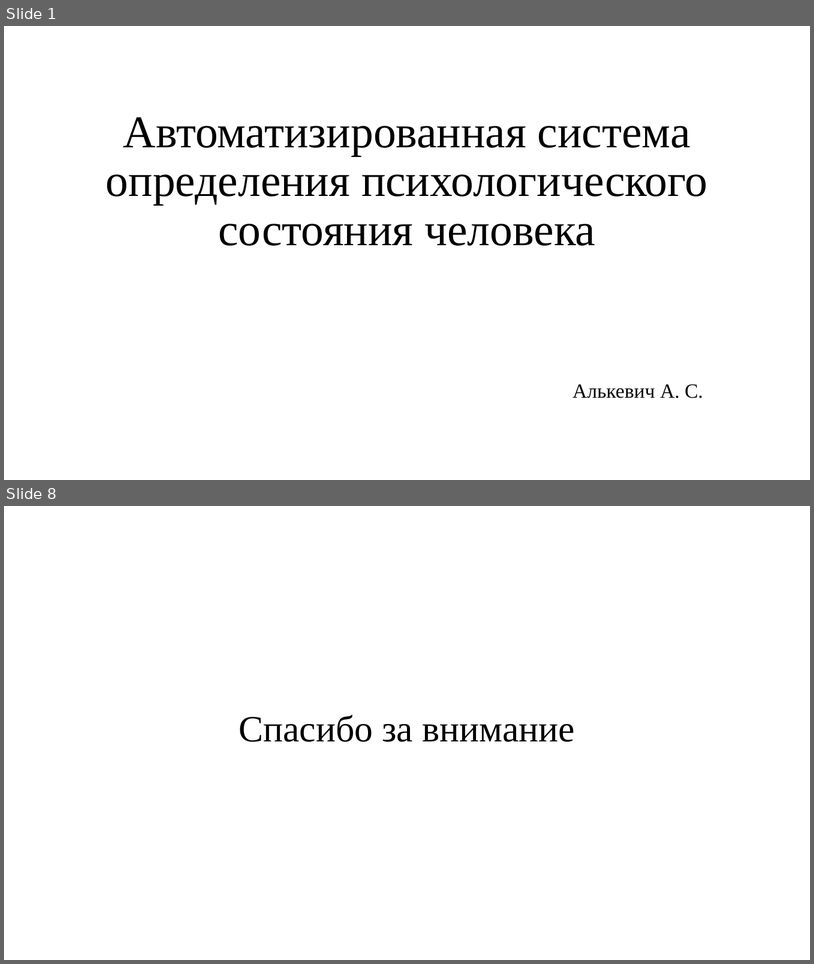
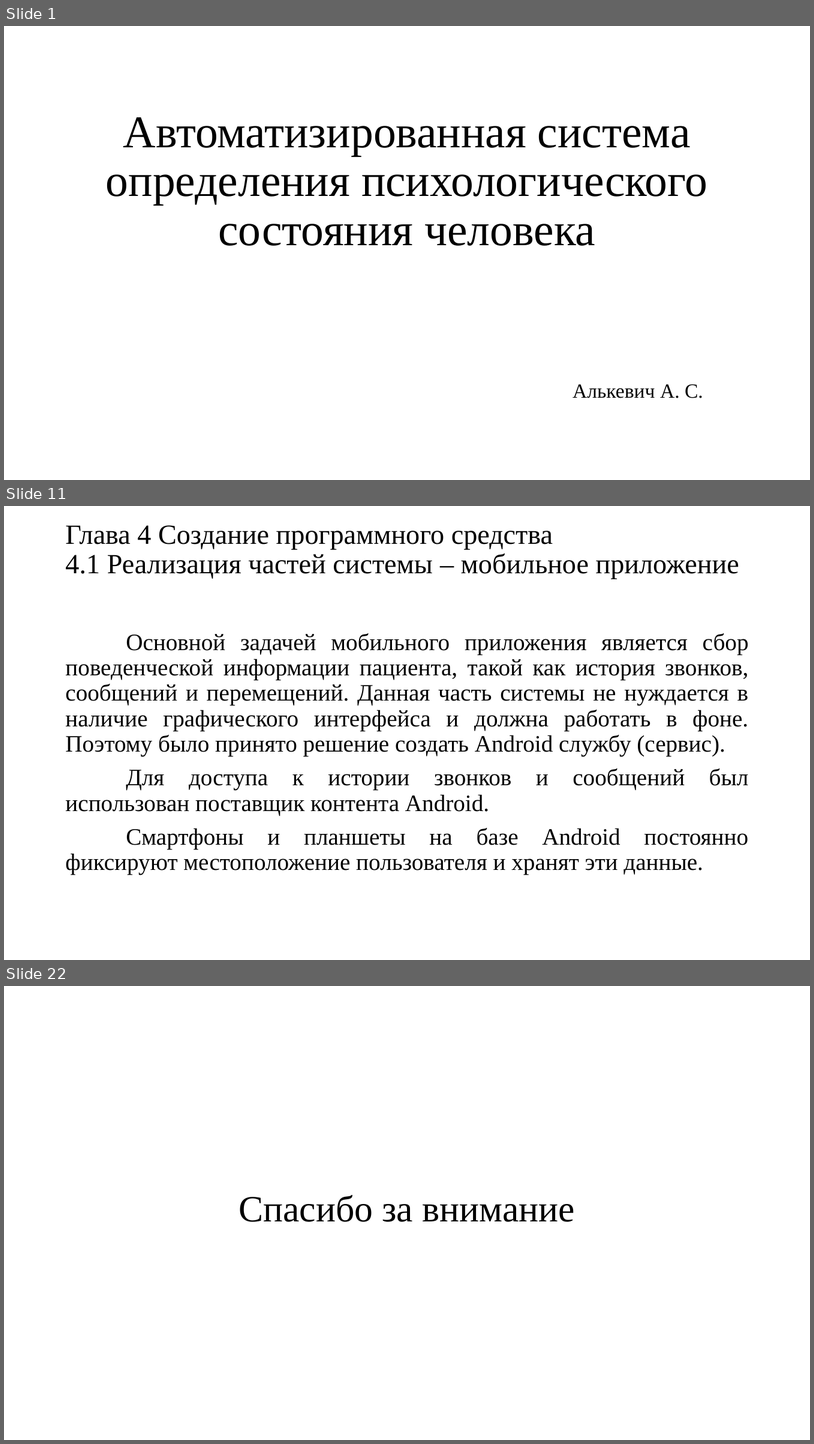
Before and after one commit to Wideweb/-digital-psychology-docs, a slide deck: Алькевич А.С/Презентация.pptx. Shown one above the other, each under a label of ours: slides 1 and 8 before the commit, slides 1, 11 and 22 after it; the slides between them are not shown. The pictures are 814x964 and 814x1444 pixels, drawn with LibreOffice and Linux fonts; fonts in the diff are those of the drawing. Boxes give left, top, right and bottom in pixels: in the first picture for what was removed or moved away, otherwise in the second. Text is boxed around its words. In the diff, an @@ line names an element or a change of style, - is before the commit and + after.

```diff
--- a/Алькевич А.С/Презентация.pptx
+++ b/Алькевич А.С/Презентация.pptx
@@ slide 11 added at bbox=[4, 506, 810, 960], background #FFFFFF @@
@@ title added at bbox=[65, 525, 740, 579], 33 pt, text #000000 @@
+Глава 4 Создание программного средства
+4.1 Реализация частей системы – мобильное приложение
@@ text added at bbox=[65, 633, 749, 874], 28 pt, text #000000 @@
+Основной задачей мобильного приложения является сбор поведенческой информации пациента, такой как история звонков, сообщений и перемещений. Данная часть системы не нуждается в наличие графического интерфейса и должна работать в фоне. Поэтому было принято решение создать Android службу (сервис).
+Для доступа к истории звонков и сообщений был использован поставщик контента Android.
+Смартфоны и планшеты на базе Android постоянно фиксируют местоположение пользователя и хранят эти данные.
@@ what was slide 8 is now slide 22 @@
```
Also in this commit, not shown: 3 slides changed, 16 other slides added, 3 slides removed, 7 other files.
